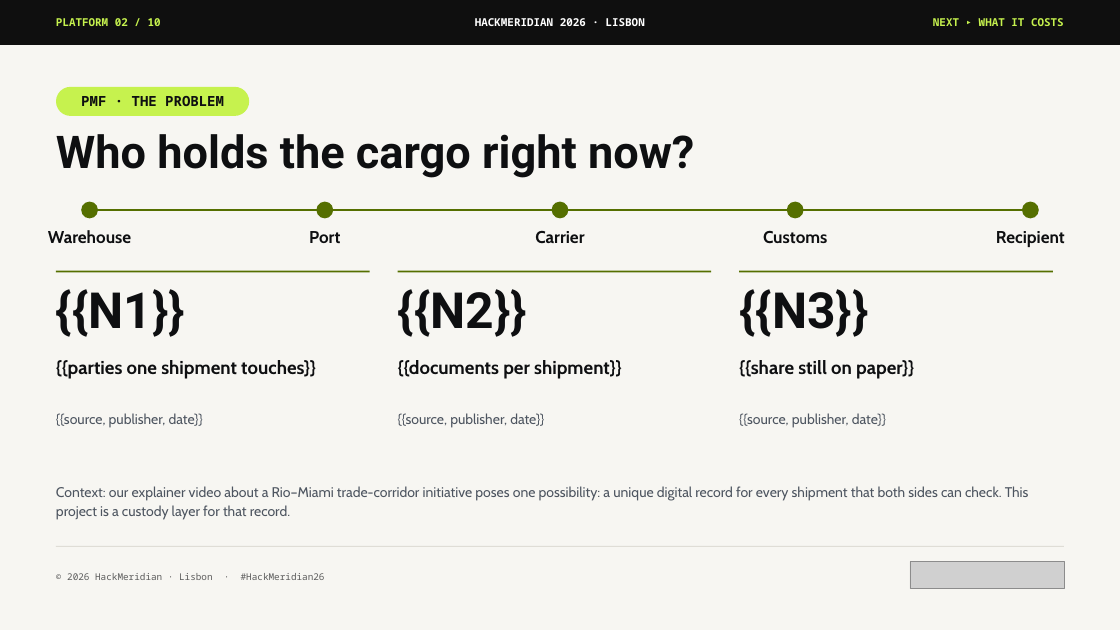
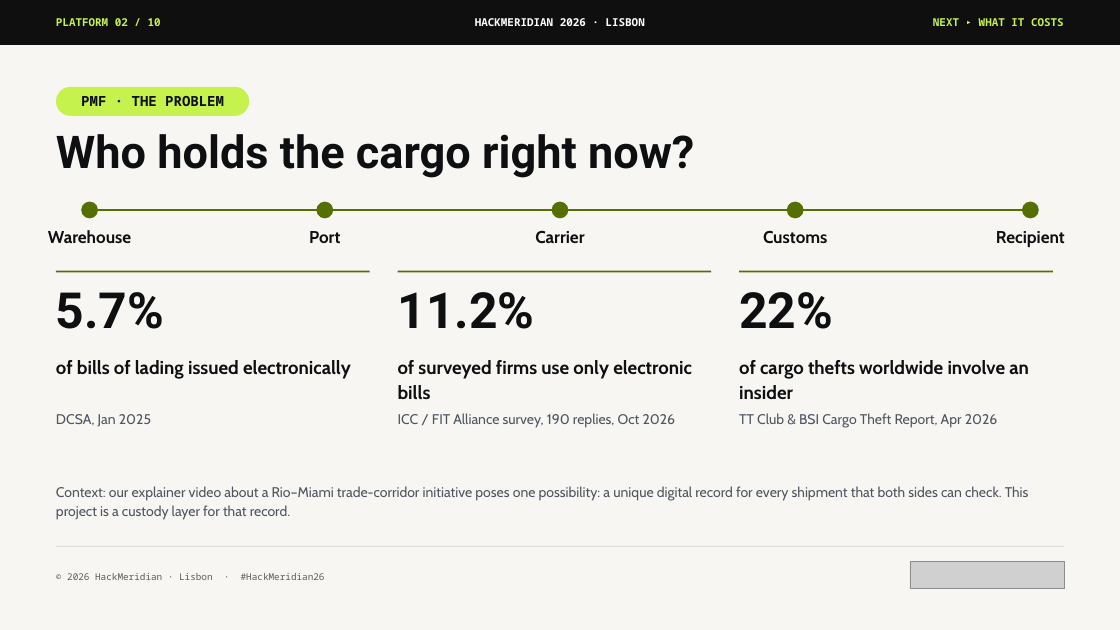
Before and after one commit to pwsaragossy/hackmeridian-cos, a slide deck: slide 2 of projects/hackmeridian-rail/deck/radox-custody-rail.pptx. Drawn at 1120x630 pixels with LibreOffice and Linux fonts; fonts in the diff are those of the drawing; grey boxes stand for pictures. Boxes give left, top, right and bottom in pixels: in the first picture for what was removed or moved away, otherwise in the second. Text is boxed around its words. In the diff, an @@ line names an element or a change of style, - is before the commit and + after.

```diff
--- a/projects/hackmeridian-rail/deck/radox-custody-rail.pptx
+++ b/projects/hackmeridian-rail/deck/radox-custody-rail.pptx
@@ text at [56,292,164,329]: text changed @@
-{{N1}}
+5.7%
@@ text at [398,292,535,329]: text changed @@
-{{N2}}
+11.2%
@@ text at [739,292,833,329]: text changed @@
-{{N3}}
+22%
@@ text at [56,360,351,379]: text changed @@
-{{parties one shipment touches}}
+of bills of lading issued electronically
@@ text at [398,360,692,399]: text changed @@
-{{documents per shipment}}
+of surveyed firms use only electronic bills
@@ text at [739,360,1029,399]: text changed @@
-{{share still on paper}}
+of cargo thefts worldwide involve an insider
@@ text at [56,414,151,427]: text changed @@
-{{source, publisher, date}}
+DCSA, Jan 2025
@@ text at [398,413,676,428]: text changed @@
-{{source, publisher, date}}
+ICC / FIT Alliance survey, 190 replies, Oct 2026
@@ text at [739,413,998,428]: text changed @@
-{{source, publisher, date}}
+TT Club & BSI Cargo Theft Report, Apr 2026
```
Also in this commit, not shown: 3 other slides changed, 3 other files.
